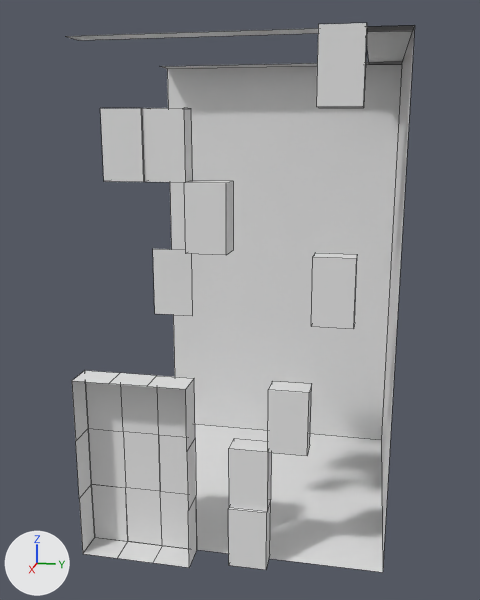
An edit to the Blender file TFG_inicial/Assets/Modelos/celda2.blend, drawn before and after from the same camera.
Rendered twice from a 50 mm camera at (2.94, 0.37, 0.65) aimed at (0.08, -0.2, -0.06). Arrows for +X, +Y and +Z are at lower left; the lights stay in place. Mesh edges are drawn as thin lines.

Before the edit, the objects in view are built like this:
```python
me_cube = bpy.data.meshes.new('Cube')
me_cube.from_pydata(...)  # 14 vertices, 6 faces; spans x -0.202..0.198, y -0.242..0.158, z -0.2..0.2
me_cube.materials.append(mat_material)  # white #e7e7e7
me_cube_001 = bpy.data.meshes.new('Cube.001')
me_cube_001.from_pydata(...)  # 72 vertices, 46 faces; spans x 0.198, y -0.242..0.158, z -0.2..0.2
me_cube_001.materials.append(mat_material)  # white #e7e7e7
me_cube_002 = bpy.data.meshes.new('Cube.002')
me_cube_002.from_pydata(...)  # 44 vertices, 30 faces; spans x 0.198..0.238, y -0.242..-0.092, z -0.2..-0.05
# faces by material slot: [21, 9]
me_cube_002.materials.append(mat_material)  # white #e7e7e7
me_cube_002.materials.append(mat_material_001)  # white #e7e7e7
ob_cube = bpy.data.objects.new('Cube', me_cube)
ob_cube.location = (0.0, 0.0, 0.0)
ob_cube.scale = (3.0, 3.0, 5.0)
ob_cube_001 = bpy.data.objects.new('Cube.001', me_cube_001)
ob_cube_001.location = (0.0, 0.0, 0.0)
ob_cube_001.scale = (3.0, 3.0, 5.0)
ob_cube_001.hide_viewport = True
ob_cube_002 = bpy.data.objects.new('Cube.002', me_cube_002)
ob_cube_002.location = (0.0, 0.0, 0.0)
ob_cube_002.scale = (3.0, 3.0, 5.0)
# also in view: 'Cube.009' at (0.61, 0.25, 0.12); 'Cube.008' at (0.59, -0.35, 0.12); 'Cube.005' at (0.61, -0.35, 0.62); 'Cube.004' at (0.62, 0.25, 0.87); 'Cube.007' at (0.62, -0.2, 0.37)
```
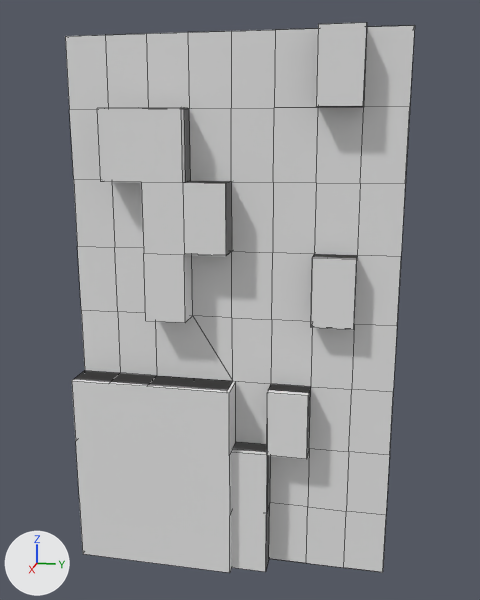
Where the change shows, as pixel boxes (x1, y1, x2, y2) in the pictures (480 x 600 px):
'Cube.001', shown: after (65, 22, 415, 572)
'Cube.002', reshaped (31% wider): before (72, 370, 197, 567); after (72, 371, 236, 573)
part 2 of me_cube_001, built on: after (76, 22, 367, 572)
'Cube', unchanged, covered by the edit: before (66, 25, 415, 572)
'Cube.004', unchanged, covered by the edit: before (316, 23, 367, 108); after (318, 24, 367, 108)
'Cube.005', unchanged, covered by the edit: before (142, 108, 193, 182); after (184, 108, 190, 182)
'Cube.007', unchanged, covered by the edit: before (184, 181, 233, 255); after (192, 181, 232, 254)

What changed in the scene script:
```text
Change me_cube_002:
    used by ob_cube_002; location = (0.0, 0.0, 0.0); scale = (3.0, 3.0, 5.0)
    remove me_cube_002.from_pydata(...)  # 44 vertices, 30 faces; spans x 0.198..0.238, y -0.242..-0.092, z -0.2..-0.05
    add me_cube_002.from_pydata(...)  # 44 vertices, 31 faces; spans x 0.198..0.238, y -0.242..-0.037, z -0.2..-0.05
    me_cube_002 part 1
    8 vertices are removed from x 0.198..0.238, y -0.092, z -0.2..-0.05
    30 faces are deleted
    2 vertices are added at (0.238, -0.037, -0.1), (0.238, -0.037, -0.15)
    6 new vertices lie (0.0, 0.105, 0.0) away from vertices in x 0.198..0.238, y -0.142, z -0.2..-0.05
    22 new faces join them, mat_material (white #e7e7e7)
    9 new faces join them, mat_material_001 (white #e7e7e7)
Change me_cube_001:
    used by ob_cube_001; location = (0.0, 0.0, 0.0); scale = (3.0, 3.0, 5.0)
    remove me_cube_001.from_pydata(...)  # 72 vertices, 46 faces; spans x 0.198, y -0.242..0.158, z -0.2..0.2
    add me_cube_001.from_pydata(...)  # 115 vertices, 94 faces; spans x 0.198..0.232, y -0.242..0.158, z -0.2..0.2
    me_cube_001 part 2
    1 vertex is removed from x 0.198, y -0.092, z -0.2
    3 faces are deleted
    3 vertices move from x 0.198, y -0.092, z -0.15..-0.05 to x 0.198..0.227, y -0.042..-0.041, z -0.15..-0.05
    19 vertices are added at x 0.198..0.231, y -0.242..0.108, z -0.2..0.2
    12 new vertices lie (0.034, 0.0, 0.0) away from vertices in x 0.198, y -0.192..-0.042, z 0.0..0.15
    8 new vertices lie (0.029, 0.0, 0.0) away from vertices in x 0.198, y -0.042..0.108, z -0.2..0.2
    5 new vertices lie (0.032, 0.0, 0.0) away from vertices in x 0.198, y -0.241..-0.041, z -0.2..-0.05
    51 new faces join them
Change ob_cube_001:
    remove ob_cube_001.hide_viewport = True
```
